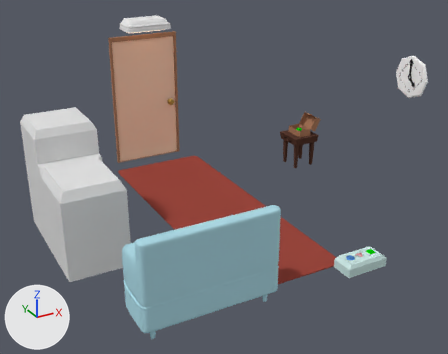
The Blender file appDev/mysteryroom.blend as it was, and as the next commit left it.
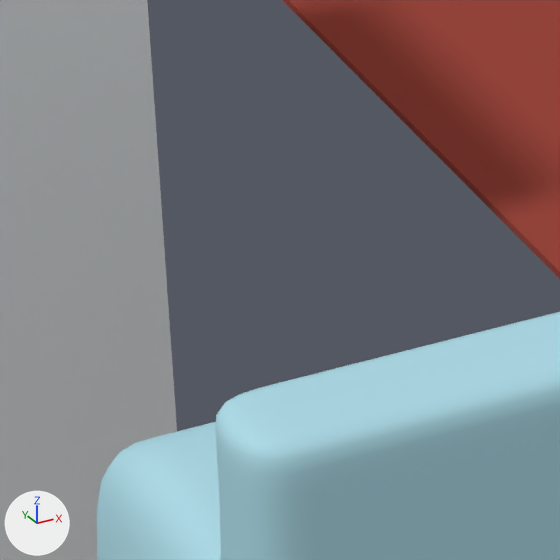
The first picture shows the older version from a camera (50 mm lens) standing at (-3.07, -5.83, 3.32) and looking at (0.03, -0.2, 0.51). The close-ups show both versions on the part from 25% to 38% of the width and 56% to 73% of the height of that picture; other places that the commit changed are outside them. Arrows for +X, +Y and +Z are at lower left; the lights stay in place.

In view in the first close-up: 'OBJ.boxthin', 'OBJ.carpet', 'OBJ.couch'.
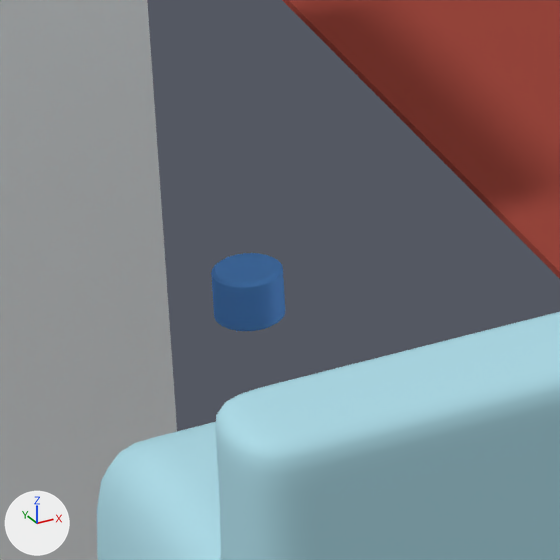
Where the newer file only moved an object's origin or applied its transform, the numbers keep the older frame.

Changed parts and their boxes (x1, y1, x2, y2) in the close-ups (560 x 560 px):
```json
{"object": "OBJ.puzzle.shape.cylinder", "change": "shown", "after": [211, 253, 285, 331]}
```

The change, as JSON lines over the scene's bpy script:
```json
{"op": "remove", "block": "ob_obj_puzzle_shape_cylinder", "code": "ob_obj_puzzle_shape_cylinder.hide_render = True"}
```
